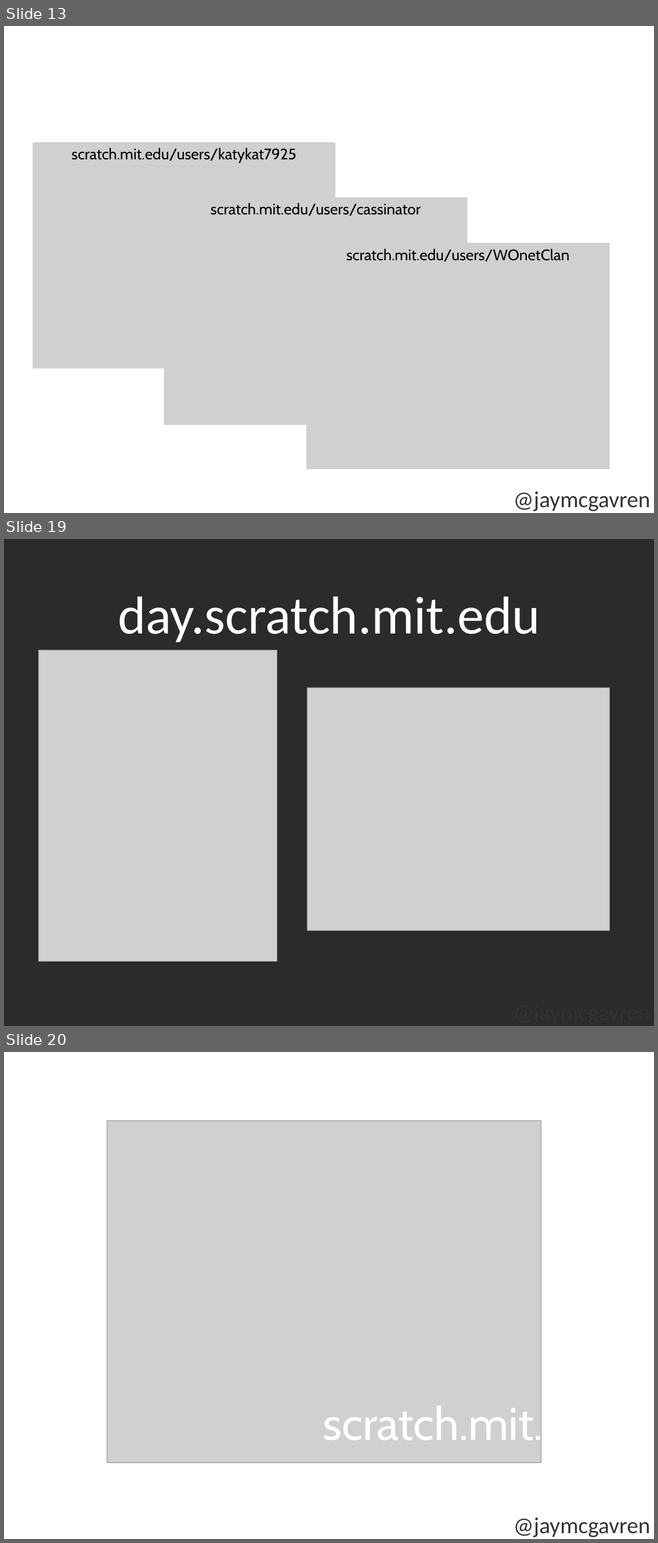
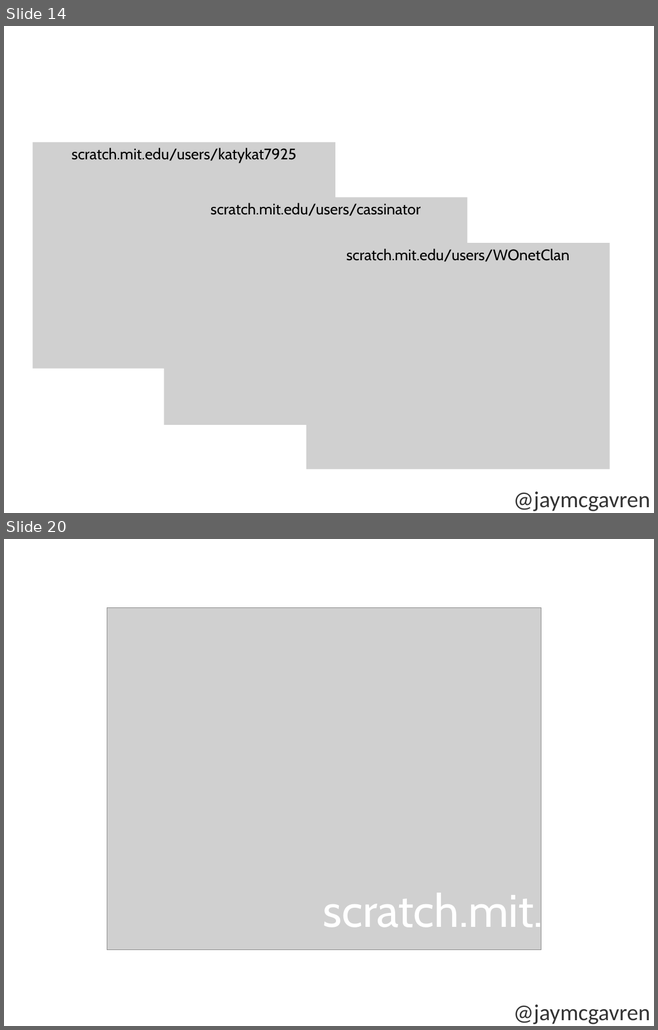
Before and after one commit to jaymcgavren/presentations, a slide deck: ignite_scratch/Ignite_Scratch.ppt. Shown one above the other, each under a label of ours: slides 13, 19 and 20 before the commit, slides 14 and 20 after it; the slides between them are not shown. The pictures are 658x1543 and 658x1030 pixels, drawn with LibreOffice and Linux fonts; fonts in the diff are those of the drawing; grey boxes stand for pictures; background and template pictures are left out; a plain dark background stands for a picture behind light text. Boxes give left, top, right and bottom in pixels: in the first picture for what was removed or moved away, otherwise in the second. Text is boxed around its words. In the diff, an @@ line names an element or a change of style, - is before the commit and + after.

Commit message:
Streamlined Scratch presentation.

```diff
--- a/ignite_scratch/Ignite_Scratch.ppt
+++ b/ignite_scratch/Ignite_Scratch.ppt
@@ slide 19 removed at [4, 539, 654, 1026], background picture (left out); not listed: 1 template element that a slide beside it also shows @@
@@ text removed at [118, 596, 539, 642] @@
-day.scratch.mit.edu
@@ picture removed at [38, 650, 277, 962] @@
@@ picture removed at [307, 687, 610, 931] @@
@@ what was slide 13 is now slide 14 @@
```
Also in this commit, not shown: 6 slides changed, 8 slides added, 7 other slides removed.
